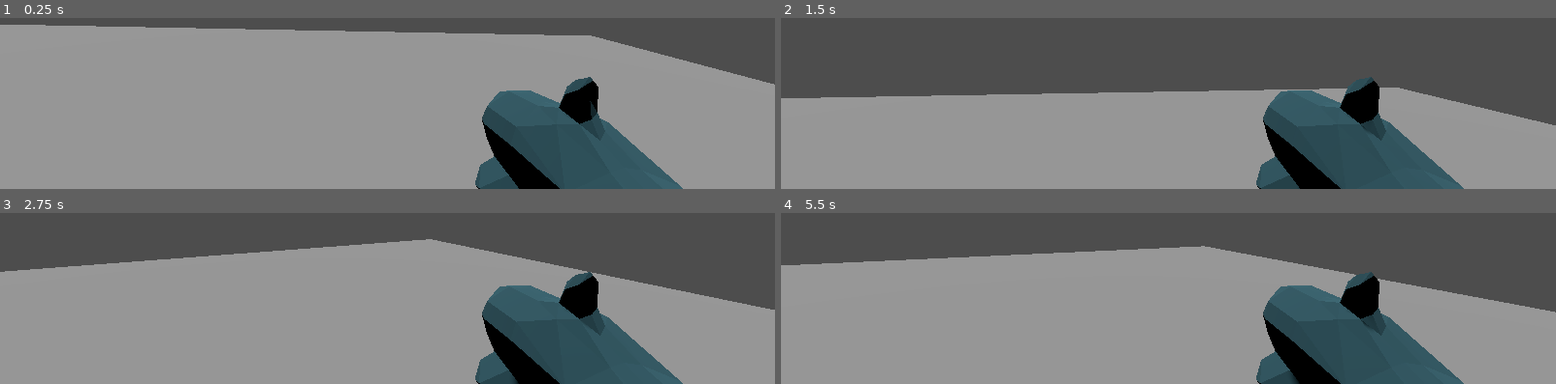
Above: before the commit, frames 1-4 (two rows, left to right).
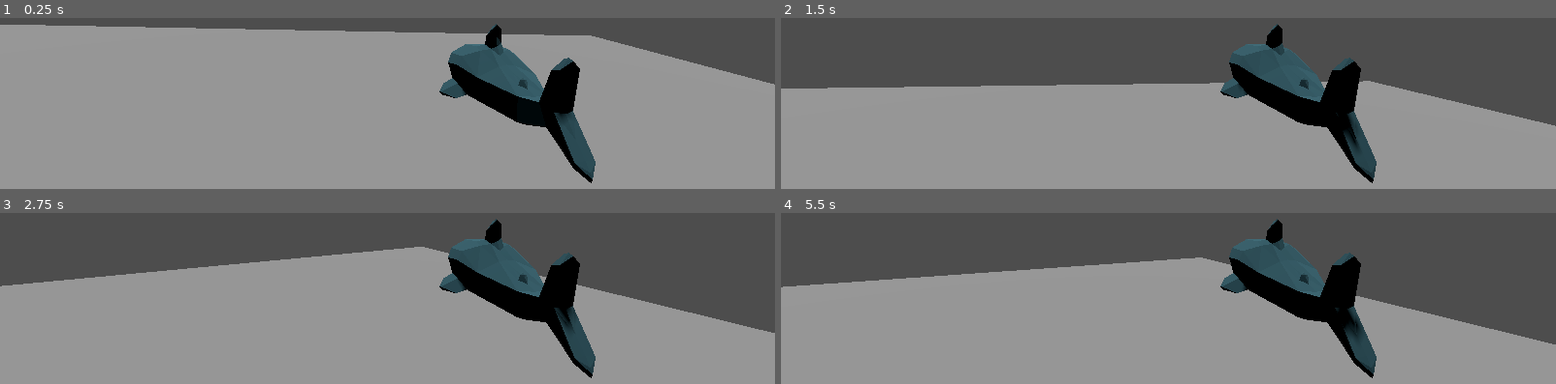
Above: after the commit, the same moments.

Repository: josephheyes/radil-ranger
Game: Godot game, scene res://map1.tscn
Same seed, same stepped clock (60 frames per second), same inputs: the game is played once before the commit and once after it.
Inputs (mouse positions are in pixels of both pictures, inside the frame that each line leads up to):
- Up to frame 1 (0.25 s): no input
- Up to frame 2 (1.5 s): tap Enter (ui_accept) at 0.5, 0.77 s; move the mouse to (outside the picture) at 0.52 s; press the mouse at (outside the picture) at 0.53 s; hold D (move_right) 0.53-1.28 s; move the mouse to (outside the picture) at 1.27 s; release the mouse at (outside the picture) at 1.28 s; hold W (move_forward) from 1.28 s (still down); click (outside the picture) at 1.35 s
- Up to frame 3 (2.75 s): keep holding W (move_forward); tap Enter (ui_accept) at 1.52 s; move the mouse to (outside the picture) at 2.02 s; press the mouse at (outside the picture) at 2.03 s
- Up to frame 4 (5.5 s): keep holding W (move_forward); move the mouse to (outside the picture) at 2.77 s; release the mouse at (outside the picture) at 2.78 s; click (outside the picture) at 2.85 s; tap Enter (ui_accept) at 3.02, 3.77, 4.52 s; move the mouse to (outside the picture) at 3.52 s; press the mouse at (outside the picture) at 3.53 s; move the mouse to (outside the picture) at 4.27 s; release the mouse at (outside the picture) at 4.28 s; click (outside the picture) at 4.35 s; move the mouse to (outside the picture) at 5.02 s; press the mouse at (outside the picture) at 5.03 s

The runs differ from the first frame. In frame 1, 14% of the frame differs, in the area x 56-89%, y 3-100%; in frame 2, 17%; in frame 3, 20%; in frame 4, 23%, in the area x 0-100%, y 3-100%.
Error after the commit: Attempt to call function 'is_playing' in base 'null instance' on a null instance. (res://main_character.gd:41)

Commit message:
fingers crossed

Diff:
--- a/main_character.gd
+++ b/main_character.gd
@@ -4,10 +4,16 @@
 const SPEED = 5.0
 const JUMP_VELOCITY = 4.5
 
+var bullet = load("res://bullet.tscn")
+var instance
+
 # Get the gravity from the project settings to be synced with RigidDynamicBody nodes.
 var gravity: float = ProjectSettings.get_setting("physics/3d/default_gravity")
-@onready var neck := $Neck
-@onready var camera := $Neck/Camera3D
+@onready var neck = $Neck
+@onready var camera = $Neck/Camera3D
+@onready var gun_animation = $Neck/Camera3D/Blahaj
+@onready var gun_anim = $Neck/Camera3D/Rifle/Blahaj/AnimationPlayer
+@onready var gun_barrel = $Neck/Camera3D/Blahaj/RayCast3D
 
 func _unhandled_input(event: InputEvent) -> void:
 	if event is InputEventMouseButton:
@@ -20,7 +26,6 @@
 			camera.rotate_x(-event.relative.y * 0.005)
 			camera.rotation.x = clamp(camera.rotation.x, deg_to_rad(-30), deg_to_rad(60))
 
-
 func _physics_process(delta: float) -> void:
 	# Add the gravity.
 	if not is_on_floor():
@@ -29,6 +34,18 @@
 	# Handle Jump.
 	if Input.is_action_just_pressed("ui_accept") and is_on_floor():
 		velocity.y = JUMP_VELOCITY
+
+	# Shooot
+	if Input.is_action_pressed("Shoot"):
+		print("test")
+		if !gun_anim.is_playing():
+			print("test")
+			gun_anim.play("Shoot")
+			#instance = bullet.instantiate()
+			#instance.position = gun_barrel.global_position()
+			#instance.transform.basis = gun_barrel.global_transform.basis
+			#get_parent().add_child(instance)
+
 
 	# Get the input direction and handle the movement/deceleration.
 	# As good practice, you should replace UI actions with custom gameplay actions.
--- a/main_character.tscn
+++ b/main_character.tscn
@@ -1,12 +1,51 @@
-[gd_scene load_steps=5 format=3 uid="uid://cbnfdvkem37u5"]
+[gd_scene load_steps=9 format=3 uid="uid://cbnfdvkem37u5"]
 
 [ext_resource type="Script" path="res://main_character.gd" id="1_ogrvs"]
 [ext_resource type="PackedScene" uid="uid://c4fve3c7cteix" path="res://scientist/nerd.dae" id="2_tw7k4"]
 [ext_resource type="ArrayMesh" uid="uid://cmiiieq7abknt" path="res://blahaj/blahaj.obj" id="3_1y0rl"]
+[ext_resource type="PackedScene" uid="uid://u7ymyp1dafst" path="res://bullet.tscn" id="4_nyxu0"]
 
 [sub_resource type="CylinderShape3D" id="CylinderShape3D_dw1xg"]
 height = 7.5
 radius = 3.0
+
+[sub_resource type="Animation" id="Animation_kc5wf"]
+resource_name = "Test"
+length = 0.1
+step = 0.01
+tracks/0/type = "value"
+tracks/0/imported = false
+tracks/0/enabled = true
+tracks/0/path = NodePath(".:position")
+tracks/0/interp = 1
+tracks/0/loop_wrap = true
+tracks/0/keys = {
+"times": PackedFloat32Array(0.00015625, 0.00992187, 0.100089),
+"transitions": PackedFloat32Array(1, 1, 1),
+"update": 0,
+"values": [Vector3(0.0192214, 0.0657947, -2.01855), Vector3(0.019, 0.066, -2.119), Vector3(0.0192214, 0.0657947, -2.01855)]
+}
+
+[sub_resource type="Animation" id="Animation_8k7rv"]
+length = 0.001
+tracks/0/type = "value"
+tracks/0/imported = false
+tracks/0/enabled = true
+tracks/0/path = NodePath(".:position")
+tracks/0/interp = 1
+tracks/0/loop_wrap = true
+tracks/0/keys = {
+"times": PackedFloat32Array(0),
+"transitions": PackedFloat32Array(1),
+"update": 0,
+"values": [Vector3(0.0192214, 0.0657947, -2.01855)]
+}
+
+[sub_resource type="AnimationLibrary" id="AnimationLibrary_dcthc"]
+_data = {
+"RESET": SubResource("Animation_8k7rv"),
+"Test": SubResource("Animation_kc5wf")
+}
 
 [node name="MainCharacter" type="CharacterBody3D"]
 script = ExtResource("1_ogrvs")
@@ -25,7 +64,18 @@
 [node name="Camera3D" type="Camera3D" parent="Neck"]
 transform = Transform3D(-0.986743, 0.0517131, 0.153831, 0.052336, 0.99863, -8.74228e-08, -0.15362, 0.00805081, -0.988097, 0, 0, 0)
 
-[node name="Blahaj" type="MeshInstance3D" parent="Neck/Camera3D"]
+[node name="Rifle" type="Node3D" parent="Neck/Camera3D"]
+transform = Transform3D(1, 0, 0, 0, 1, 0, 0, 0, 1, 0.0192214, 0.0657947, -2.01855)
+
+[node name="Blahaj" type="MeshInstance3D" parent="Neck/Camera3D/Rifle"]
 transform = Transform3D(0.171567, -0.0495834, -0.983924, 0.626652, 0.776134, 0.0701574, 0.760179, -0.628615, 0.164231, 1.16292, -2.16642, -1.87894)
 mesh = ExtResource("3_1y0rl")
-skeleton = NodePath("../..")
+skeleton = NodePath("../../..")
+
+[node name="AnimationPlayer" type="AnimationPlayer" parent="Neck/Camera3D/Rifle"]
+libraries = {
+"": SubResource("AnimationLibrary_dcthc")
+}
+
+[node name="Bullet" parent="Neck/Camera3D/Rifle" instance=ExtResource("4_nyxu0")]
+transform = Transform3D(0.171567, 0.626653, 0.760178, -0.0495835, 0.776135, -0.628615, -0.983924, 0.0701573, 0.164231, 0, 0, 0)
--- a/project.godot
+++ b/project.godot
@@ -68,3 +68,8 @@
 "deadzone": 0.5,
 "events": []
 }
+Shoot={
+"deadzone": 0.5,
+"events": [Object(InputEventMouseButton,"resource_local_to_scene":false,"resource_name":"","device":-1,"window_id":0,"alt_pressed":false,"shift_pressed":false,"ctrl_pressed":false,"meta_pressed":false,"button_mask":0,"position":Vector2(0, 0),"global_position":Vector2(0, 0),"factor":1.0,"button_index":1,"canceled":false,"pressed":false,"double_click":false,"script":null)
+]
+}
